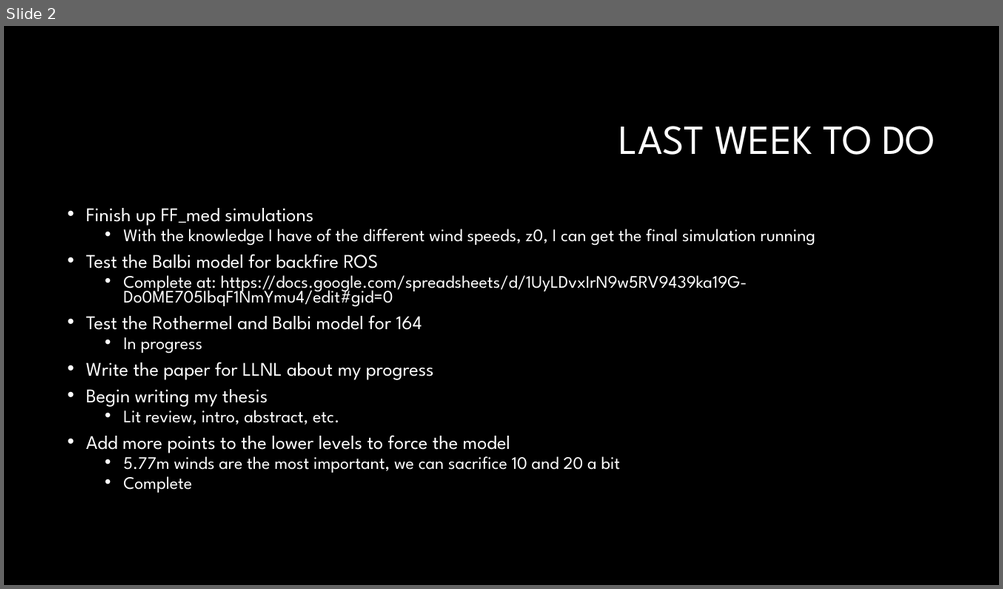
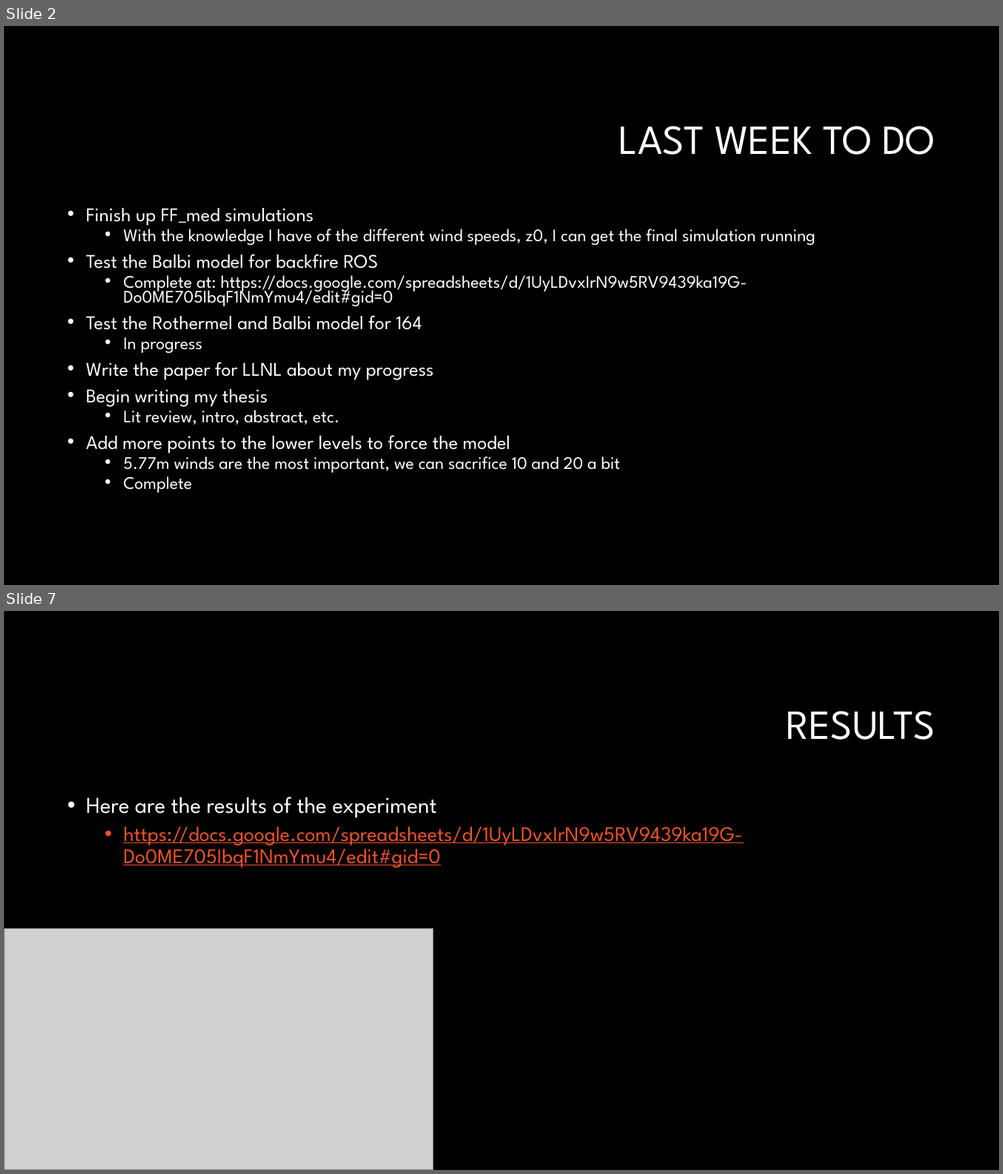
Before and after one commit to Jeremy-Benik/Meeting_Notes, a slide deck: weekly_meetings/10142022_Presentation.pptx. Shown one above the other, each under a label of ours: slide 2 before the commit, slides 2 and 7 after it; the slides between them are not shown. The pictures are 1003x589 and 1003x1174 pixels, drawn with LibreOffice and Linux fonts; fonts in the diff are those of the drawing; grey boxes stand for pictures; background and template pictures are left out. Boxes give left, top, right and bottom in pixels: in the first picture for what was removed or moved away, otherwise in the second. Text is boxed around its words. In the diff, an @@ line names an element or a change of style, - is before the commit and + after.

```diff
--- a/weekly_meetings/10142022_Presentation.pptx
+++ b/weekly_meetings/10142022_Presentation.pptx
@@ slide 7 added at bbox=[4, 611, 999, 1170], background #000000 @@
@@ title added at bbox=[786, 711, 936, 740], 40 pt, text #FFFFFF @@
+RESULTS
@@ text added at bbox=[86, 797, 742, 868], 20 pt, text #F0532B, underline @@
+• Here are the results of the experiment
+  • https://docs.google.com/spreadsheets/d/1UyLDvxIrN9w5RV9439ka19G-Do0ME705IbqF1NmYmu4/edit#gid=0
@@ picture added at bbox=[4, 929, 433, 1170] @@
```
Also in this commit, not shown: 8 other slides added.
